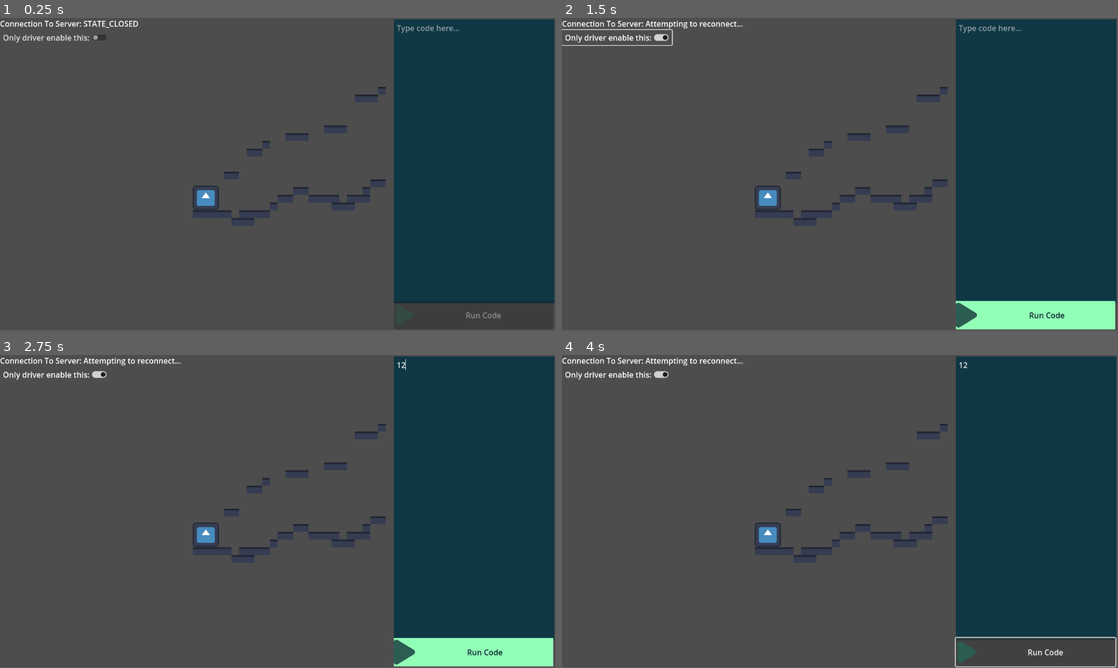
Above: before the commit, frames 1-4 (two rows, left to right).
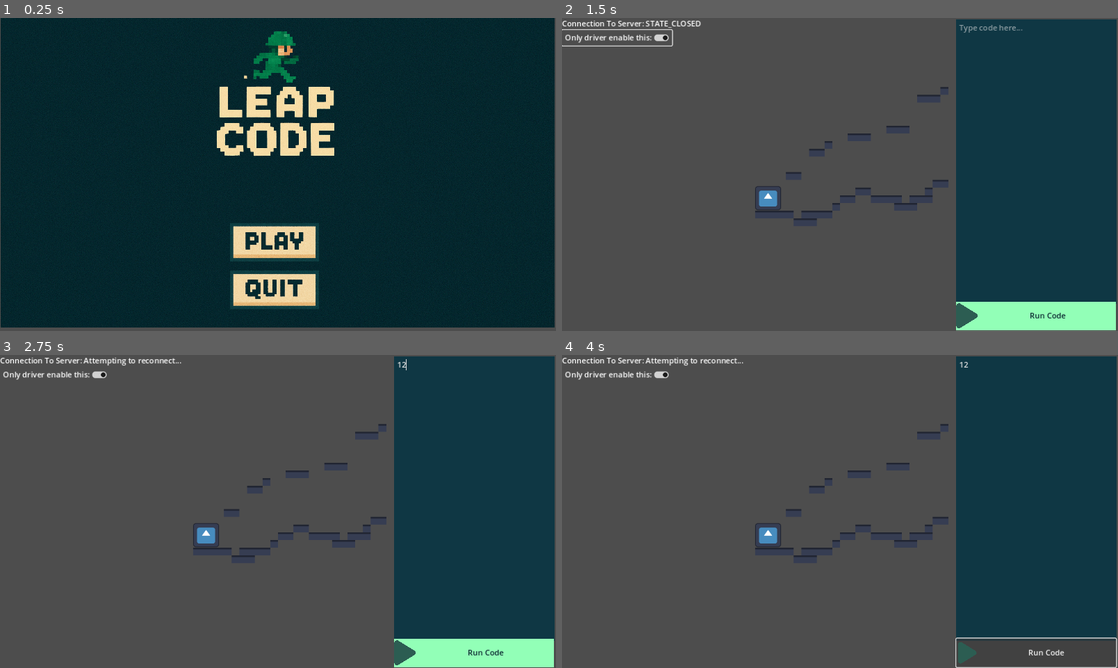
Above: after the commit, the same moments.

Repository: tplatt-coursework/Modern-Web-Technologies---Group-Project
Game: Godot game, scene res://menu.tscn
The game is run twice, just before and just after one commit, with the same random seed, the same clock (stepped at 60 frames per second) and the same inputs. Before the commit the project starts from res://main.tscn. The engine's default icon, where the game draws it, is replaced by a stand-in: a white triangle on a blue panel in a dark square.
Inputs (mouse positions are in pixels of both pictures, inside the frame that each line leads up to):
- Up to frame 1 (0.25 s): no input
- Up to frame 2 (1.5 s): click (834, 243) at 0.5 s, where only the run after the commit has a clickable "Play"; click "Only driver enable this:" at 1.25 s
- Up to frame 3 (2.75 s): click (472, 498) at 2.02 s; type "12" at 2.1 s
- Up to frame 4 (4 s): click "Run Code" at 2.75 s; tap Enter at 3.5 s; hold D (right) from 3.53 s (still down); tap W (up) at 3.77 s
In our replay, the window is 799x449 before the commit and 800x450 after it. These sizes can differ from the game's own. Grey fills any space a smaller window leaves; there, only what the larger window draws over its background counts as a difference.

The runs differ from the first frame. In frame 1, 82% of the frame differs, in the area x 0-100%, y 0-99%; in frame 2, 1.2%; in frame 3, 0.9%; in frame 4, 1.0%.

Commit message:
Add main menu scene with play and quit, also added music for menu

Diff:
--- /dev/null
+++ b/game-project/menu.gd
@@ -0,0 +1,11 @@
+extends Control
+
+
+
+
+func _on_play_pressed() -> void:
+	get_tree().change_scene_to_file("res://main.tscn")
+
+
+func _on_quit_pressed() -> void:
+	get_tree().quit()
--- /dev/null
+++ b/game-project/menu.tscn
@@ -0,0 +1,54 @@
+[gd_scene load_steps=4 format=3 uid="uid://bs5dnasrxclwr"]
+
+[ext_resource type="Script" path="res://menu.gd" id="1_q517e"]
+[ext_resource type="Texture2D" uid="uid://b6svuilrpkhgu" path="res://menu/451f8f19-76e6-4b9a-a094-09f4b0c07cf5.png" id="2_4ul5g"]
+[ext_resource type="AudioStream" uid="uid://dedyjltoxsjbm" path="res://menu/MenuMusic.mp3" id="3_v2kav"]
+
+[node name="Menu" type="Control"]
+layout_mode = 3
+anchors_preset = 15
+anchor_right = 1.0
+anchor_bottom = 1.0
+offset_left = 65.0
+offset_top = 28.0
+offset_right = 65.0
+offset_bottom = 28.0
+grow_horizontal = 2
+grow_vertical = 2
+script = ExtResource("1_q517e")
+
+[node name="451f8f19-76e6-4b9a-a094-09f4b0c07Cf5" type="Sprite2D" parent="."]
+position = Vector2(510, 293)
+scale = Vector2(0.623218, 0.625732)
+texture = ExtResource("2_4ul5g")
+
+[node name="MarginContainer" type="MarginContainer" parent="."]
+layout_mode = 1
+anchors_preset = -1
+anchor_right = 0.036
+offset_left = 416.0
+offset_top = 401.0
+offset_right = 548.528
+offset_bottom = 562.0
+scale = Vector2(1, 2.56)
+
+[node name="VBoxContainer" type="VBoxContainer" parent="MarginContainer"]
+layout_mode = 2
+
+[node name="Play" type="Button" parent="MarginContainer/VBoxContainer"]
+self_modulate = Color(1, 1, 1, 0)
+layout_mode = 2
+text = "Play"
+
+[node name="Quit" type="Button" parent="MarginContainer/VBoxContainer"]
+self_modulate = Color(1, 1, 1, 0)
+layout_mode = 2
+text = "Quit"
+
+[node name="AudioStreamPlayer" type="AudioStreamPlayer" parent="."]
+stream = ExtResource("3_v2kav")
+volume_db = -0.987
+autoplay = true
+
+[connection signal="pressed" from="MarginContainer/VBoxContainer/Play" to="." method="_on_play_pressed"]
+[connection signal="pressed" from="MarginContainer/VBoxContainer/Quit" to="." method="_on_quit_pressed"]
--- a/game-project/project.godot
+++ b/game-project/project.godot
@@ -11,9 +11,13 @@
 [application]
 
 config/name="Game Project"
-run/main_scene="res://main.tscn"
+run/main_scene="res://menu.tscn"
 config/features=PackedStringArray("4.3", "Forward Plus")
 config/icon="res://icon.svg"
+
+[display]
+
+window/stretch/mode="canvas_items"
 
 [dotnet]
 
Binary file added: game-project/menu/451f8f19-76e6-4b9a-a094-09f4b0c07cf5.png
Not shown, added: game-project/menu/451f8f19-76e6-4b9a-a094-09f4b0c07cf5.png.import
Not shown, added: game-project/menu/MenuMusic.mp3.import
Binary file added: game-project/sprites/DOWNDOWN.png
Not shown, added: game-project/sprites/DOWNDOWN.png.import
Binary file added: game-project/sprites/LEFTRIGHT.png
Not shown, added: game-project/sprites/LEFTRIGHT.png.import
Binary file added: game-project/sprites/UP.png
Not shown, added: game-project/sprites/UP.png.import
Binary file added: game-project/sprites/UP1.png
Not shown, added: game-project/sprites/UP1.png.import
Binary file added: game-project/sprites/UP2.png
(and 12 more such lines)
